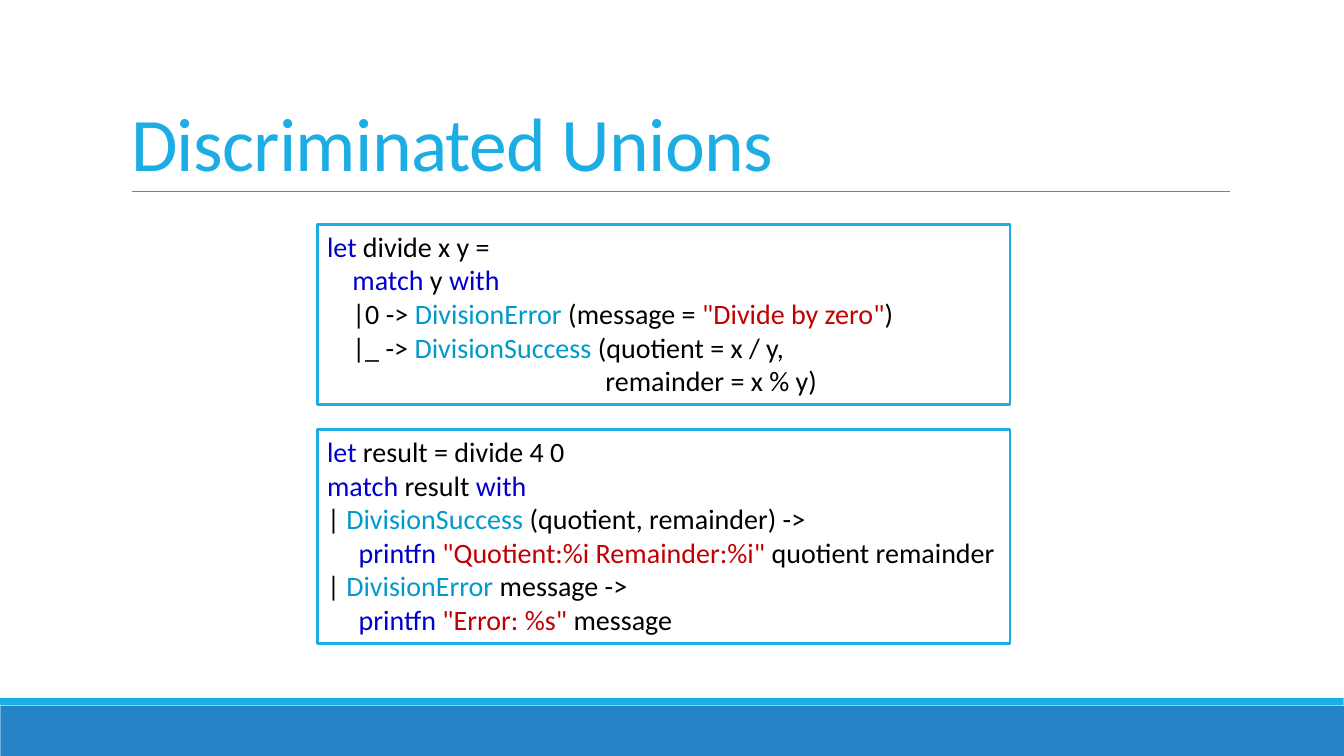
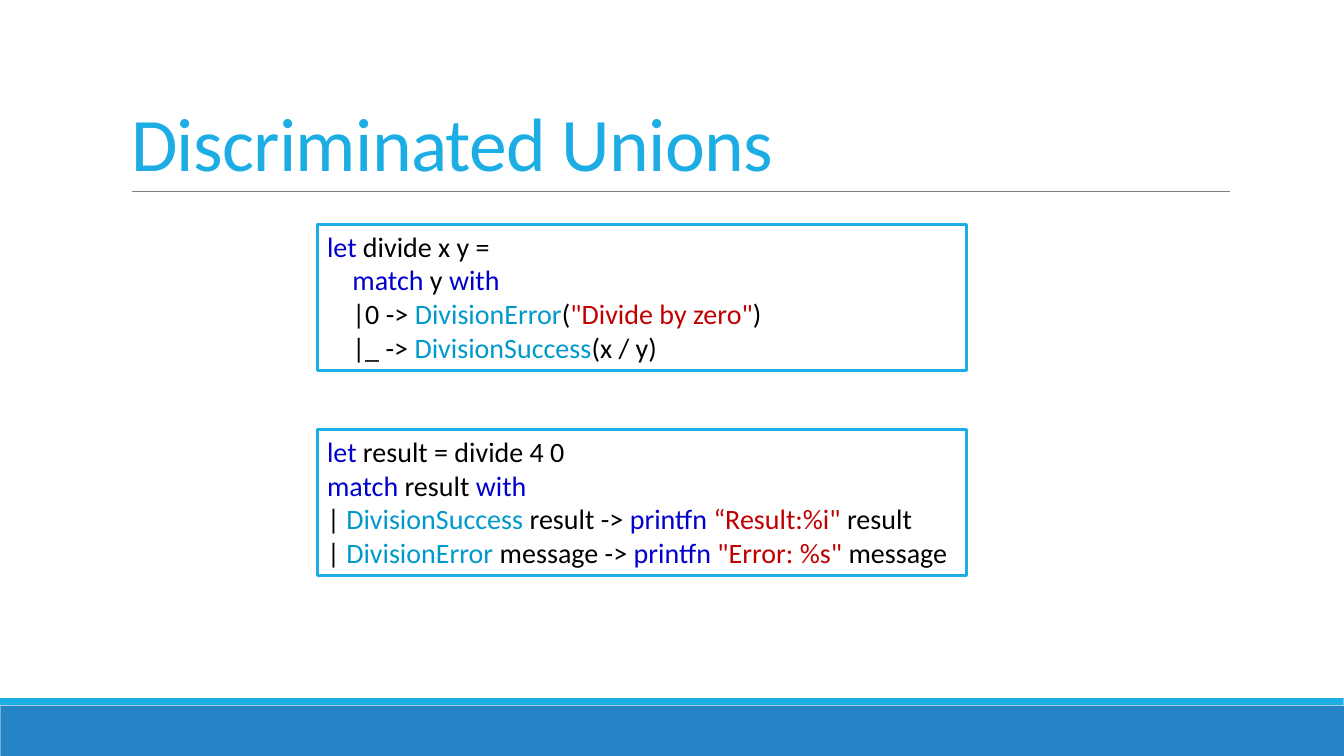
Before and after one commit to jorgef/fsharpworkshop, a slide deck: slide 35 of FSharpWorkshop_Slides.pptx (slide 37 before the commit). Drawn at 1344x756 pixels with LibreOffice and Linux fonts; fonts in the diff are those of the drawing. Boxes give left, top, right and bottom in pixels: in the first picture for what was removed or moved away, otherwise in the second. Text is boxed around its words. In the diff, an @@ line names an element or a change of style, - is before the commit and + after.

```diff
--- a/FSharpWorkshop_Slides.pptx
+++ b/FSharpWorkshop_Slides.pptx
@@ rectangle "let divide x y =": place and size @@
-rectangle "let divide x y =" at [318,225,1010,404]
+rectangle "let divide x y =" at [318,225,967,371]
@@ text in rectangle at [352,303,761,363]: text changed; text colour #000000 to #0099CC @@
-|0 -> DivisionError (message = "Divide by zero")
-|_ -> DivisionSuccess (quotient = x / y,
-remainder = x % y)
+|0 -> DivisionError("Divide by zero")
+|_ -> DivisionSuccess(x / y)
@@ rectangle "let result = divide 4 ...": place and size @@
-rectangle "let result = divide 4 ..." at [318,430,1010,643]
+rectangle "let result = divide 4 ..." at [318,430,967,576]
@@ text in rectangle at [346,509,948,568]: text changed @@
-| DivisionSuccess (quotient, remainder) ->
-printfn "Quotient:%i Remainder:%i" quotient remainder
-| DivisionError message ->
-printfn "Error: %s" message
+| DivisionSuccess result -> printfn “Result:%i" result
+| DivisionError message -> printfn "Error: %s" message
```
Also in this commit, not shown: 11 other slides changed, 2 slides removed, 29 other files.
